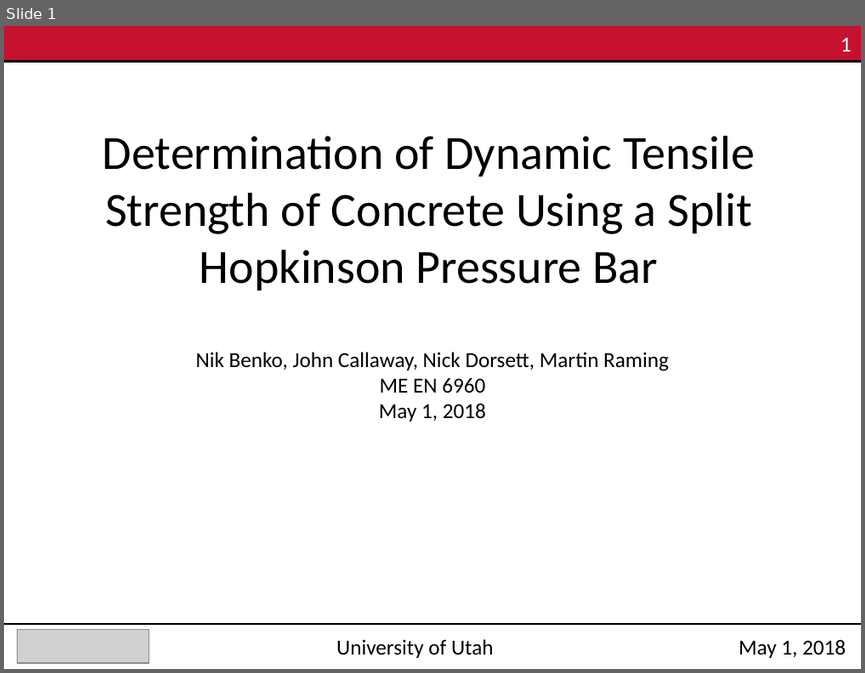
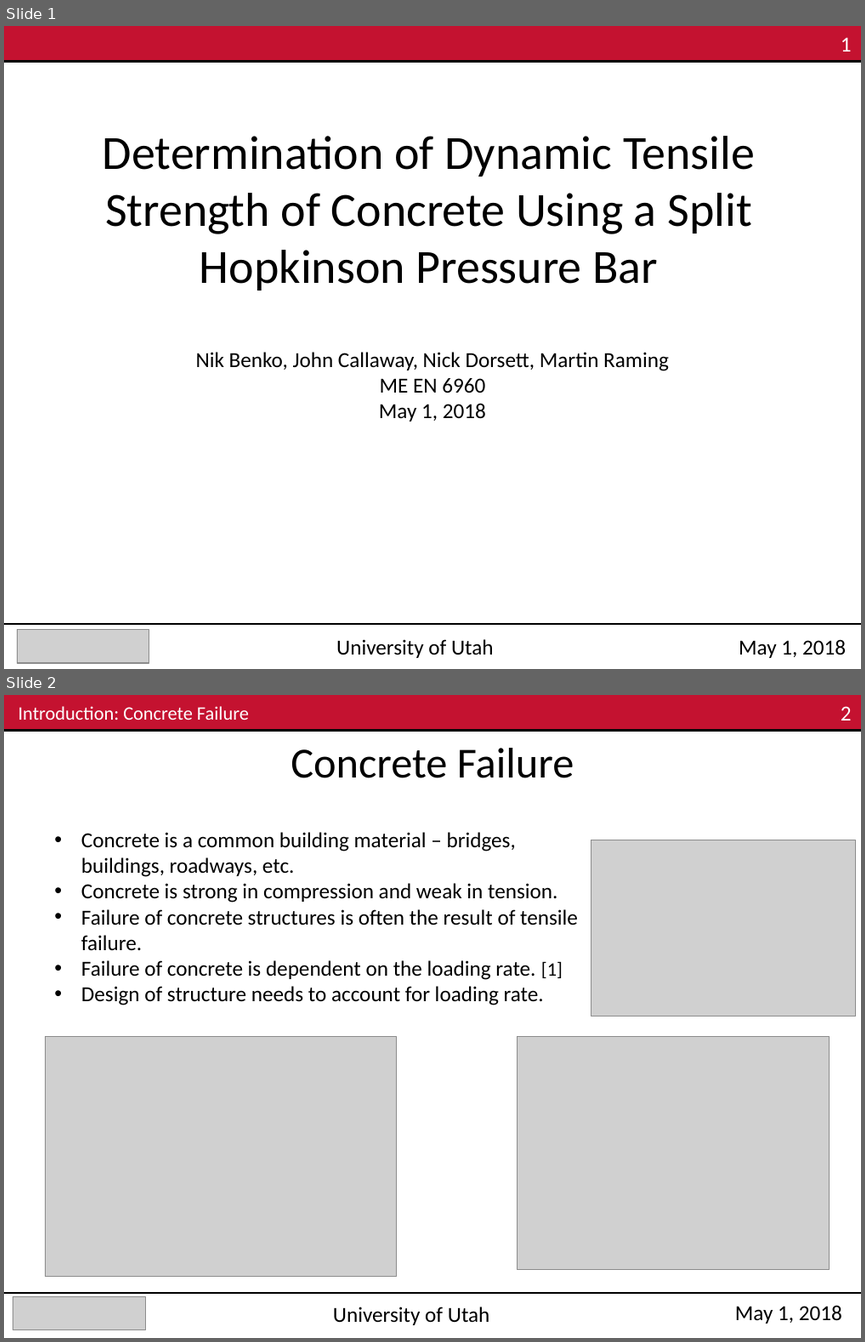
Before and after one commit to Mar-ten/PMAA_Fracture, a slide deck: ME EN 6960_Group4_Exp3.pptx. Shown one above the other, each under a label of ours: slide 1 before the commit, slides 1 and 2 after it. The pictures are 865x673 and 865x1342 pixels, drawn with LibreOffice and Linux fonts; fonts in the diff are those of the drawing; grey boxes stand for pictures. Boxes give left, top, right and bottom in pixels: in the first picture for what was removed or moved away, otherwise in the second. Text is boxed around its words. In the diff, an @@ line names an element or a change of style, - is before the commit and + after.

```diff
--- a/ME EN 6960_Group4_Exp3.pptx
+++ b/ME EN 6960_Group4_Exp3.pptx
@@ slide 2 added at (4,695,861,1338), background #FFFFFF @@
@@ rectangle added at (4,695,861,730), fill #C41230 @@
@@ text added at (18,706,249,720), 16 pt, text #FFFFFF @@
+Introduction: Concrete Failure
@@ text added at (840,706,851,721), 18 pt, text #FFFFFF @@
+2
@@ line added from (4, 730) to (861, 730), #000000 2 pt @@
@@ text added at (290,748,574,778), 36 pt, text #000000 @@
+Concrete Failure
@@ text added at (81,832,578,1005), 18 pt, text #000000 @@
+• Concrete is a common building material – bridges, buildings, roadways, etc.
+• Concrete is strong in compression and weak in tension.
+• Failure of concrete structures is often the result of tensile failure.
+• Failure of concrete is dependent on the loading rate. [1]
+• Design of structure needs to account for loading rate.
@@ picture added at (590,839,855,1016) @@
@@ picture added at (45,1037,397,1276) @@
@@ picture added at (517,1036,829,1269) @@
@@ line added from (4, 1293) to (861, 1293), #000000 1 pt @@
@@ picture added at (13,1297,145,1330) @@
@@ text added at (333,1306,490,1325), 18 pt, text #000000 @@
+University of Utah
@@ text added at (735,1304,842,1323), 18 pt, text #000000 @@
+May 1, 2018
```
Also in this commit, not shown: 12 other slides added, 9 slides removed.
